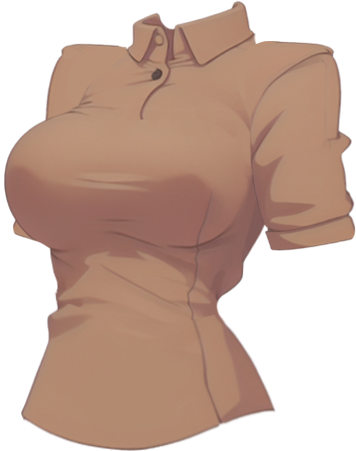
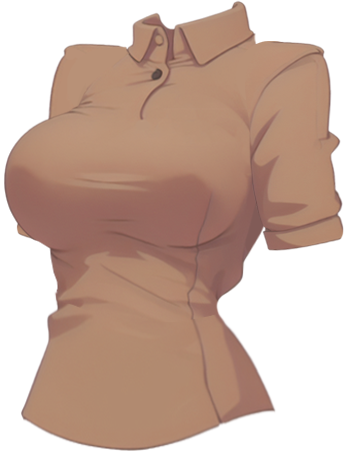
Two versions of the same layered image (356 x 451). Layer-by-layer changes:
painted on "LeftHand" over box(248, 41, 356, 251)
painted on "UpperBody" over box(75, 49, 128, 106)
painted on "RightHand" over box(12, 43, 128, 244)
